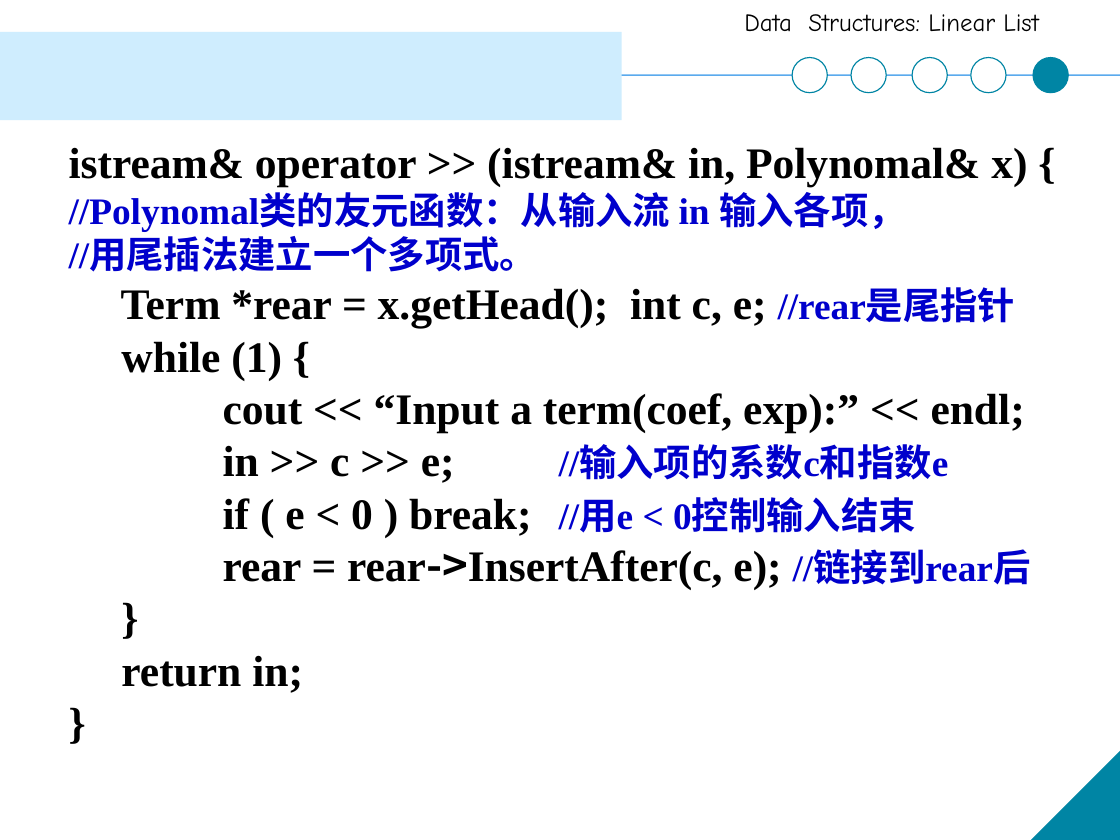
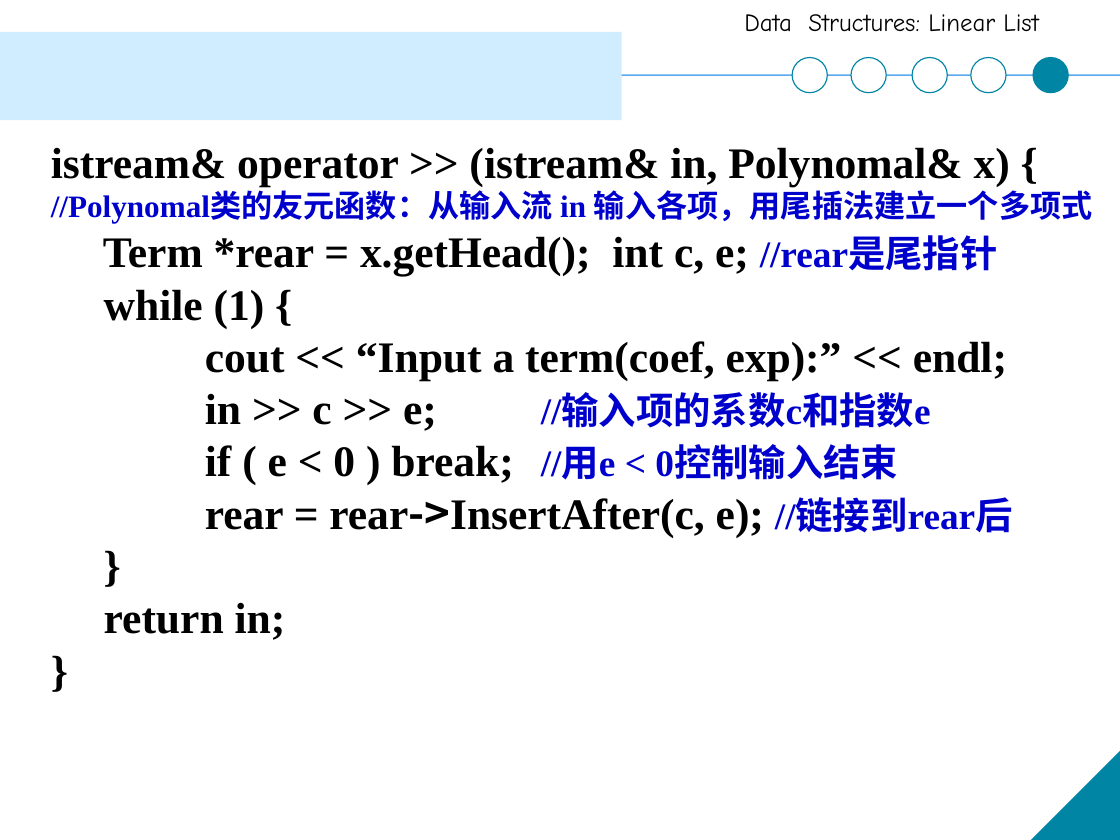
Before and after one commit to XinweiJiang/xinweijiang.github.io, a slide deck: slide 115 of course/ds-a/ds-a-ch2.pptx. Drawn at 1120x840 pixels with LibreOffice and Linux fonts; fonts in the diff are those of the drawing. Boxes give left, top, right and bottom in pixels: in the first picture for what was removed or moved away, otherwise in the second. Text is boxed around its words. In the diff, an @@ line names an element or a change of style, - is before the commit and + after.

```diff
--- a/course/ds-a/ds-a-ch2.pptx
+++ b/course/ds-a/ds-a-ch2.pptx
@@ text "istream& operator >> (istream& in, ...": place and size @@
-text "istream& operator >> (istream& in, ..." at <box>69,147,1031,693</box>
+text "istream& operator >> (istream& in, ..." at <box>51,147,1093,640</box>
@@ text at <box>51,186,1093,223</box>: text changed; size 24 to 20 pt @@
-//Polynomal类的友元函数：从输入流 in 输入各项，
-//用尾插法建立一个多项式。
+//Polynomal类的友元函数：从输入流 in 输入各项，用尾插法建立一个多项式
```
Also in this commit, not shown: 17 other slides changed.
